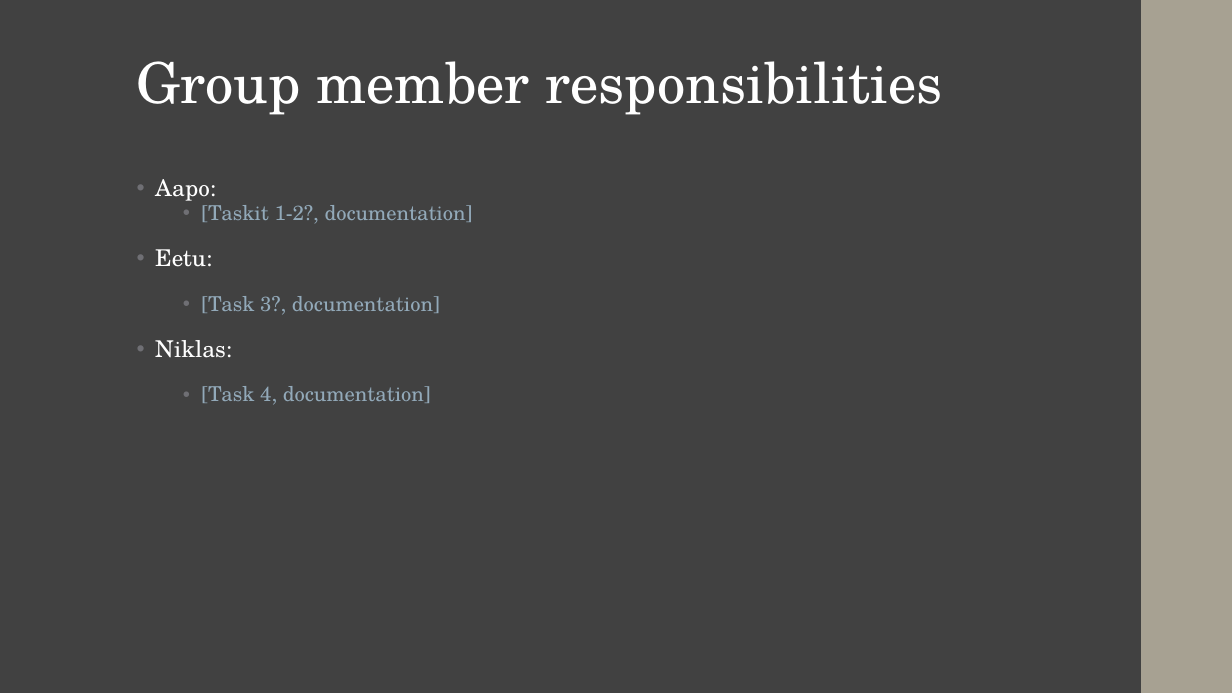
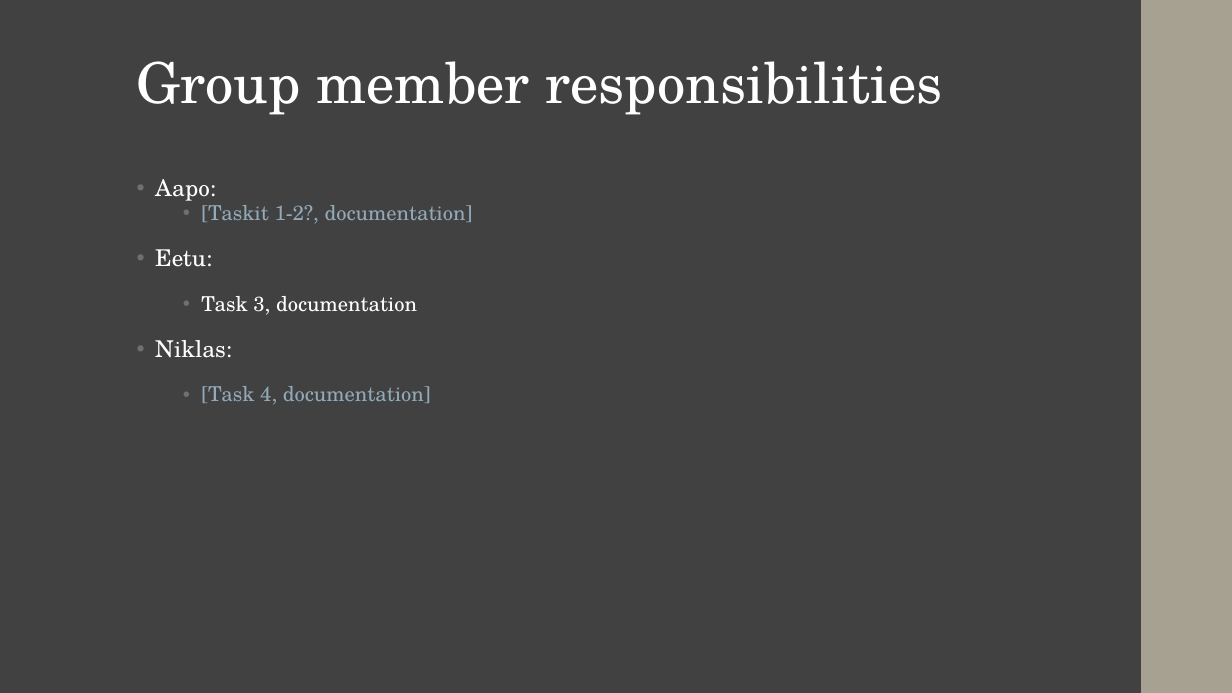
Before and after one commit to niriikon/NLTP_ProjectNo2, a slide deck: slide 4 of docs/Project_Presentation.pptx. Drawn at 1232x693 pixels with LibreOffice and Linux fonts; fonts in the diff are those of the drawing. Boxes give left, top, right and bottom in pixels: in the first picture for what was removed or moved away, otherwise in the second. Text is boxed around its words. In the diff, an @@ line names an element or a change of style, - is before the commit and + after.

```diff
--- a/docs/Project_Presentation.pptx
+++ b/docs/Project_Presentation.pptx
@@ text at [201,296,417,315]: text changed; text colour #92A9B9 to #FFFFFF @@
-  • [Task 3?, documentation]
+  • Task 3, documentation
```
Also in this commit, not shown: 2 other slides changed.
